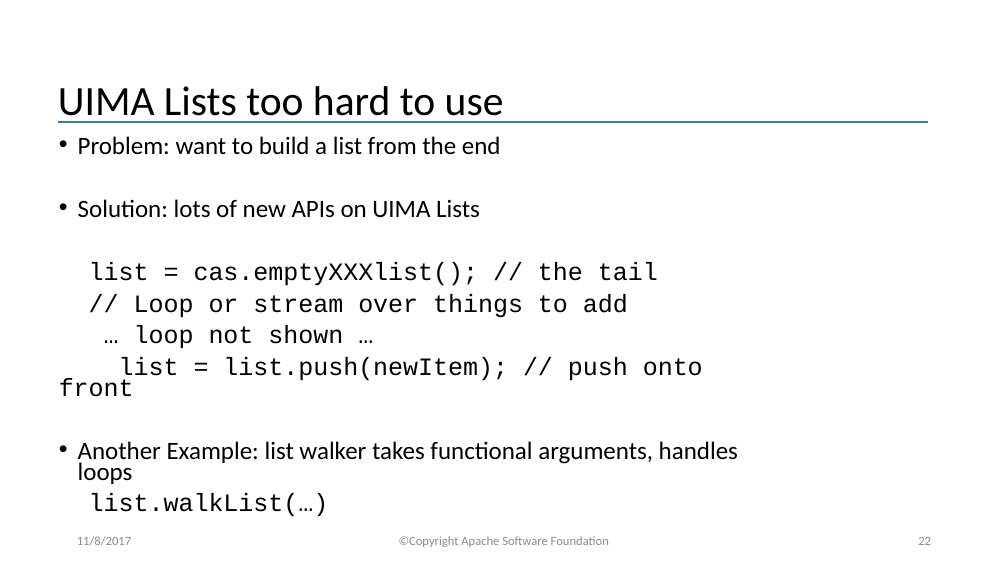
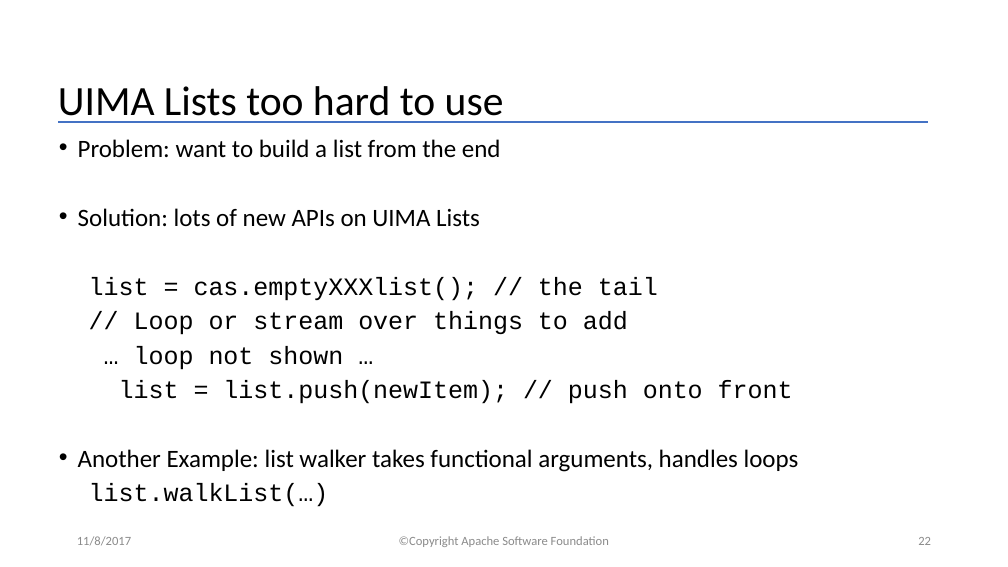
Before and after one commit to apache/uima-site, a slide deck: slide 22 of docs/downloads/uv3/UIMA_V3_Programmers_Solutions.pptx. Drawn at 1008x567 pixels with LibreOffice and Linux fonts; fonts in the diff are those of the drawing. Boxes give left, top, right and bottom in pixels: in the first picture for what was removed or moved away, otherwise in the second. Text is boxed around its words. In the diff, an @@ line names an element or a change of style, - is before the commit and + after.

Commit message:
no Jira, cleanup programmer's solutions powerpoint

```diff
--- a/docs/downloads/uv3/UIMA_V3_Programmers_Solutions.pptx
+++ b/docs/downloads/uv3/UIMA_V3_Programmers_Solutions.pptx
@@ text "Problem: want to build a ..." at bbox=[78, 139, 799, 507]: line spacing 0.7 to 0.8 @@
```
Also in this commit, not shown: 11 other slides changed.
